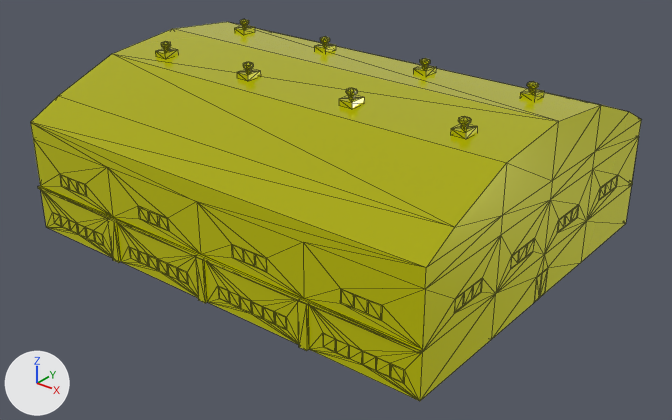
The glTF model public/models/airport-hangar.glb as it was, and as the next commit left it.
Camera for both pictures: a 50 mm camera at (60.8, -76.2, 49.2) aimed at (1.9, -2.5, 3.5). Arrows for +X, +Y and +Z are at lower left; the lights stay in place. Mesh edges are drawn as thin lines. Where no turn or scale is listed for an object, it has been applied to the vertices.

Before the edit, the objects in view are built like this:
```python
me_airport_hangar = bpy.data.meshes.new('airport-hangar')
me_airport_hangar.from_pydata(...)  # 982 vertices, 1912 faces; spans x -26.2..26.2, y -21.8..21.8, z 0.0..19.9
me_airport_hangar.materials.append(mat_lowpoly_colors)
ob_airport_hangar = bpy.data.objects.new('airport-hangar', me_airport_hangar)
ob_airport_hangar.location = (0.0, 0.0, 0.0)
```
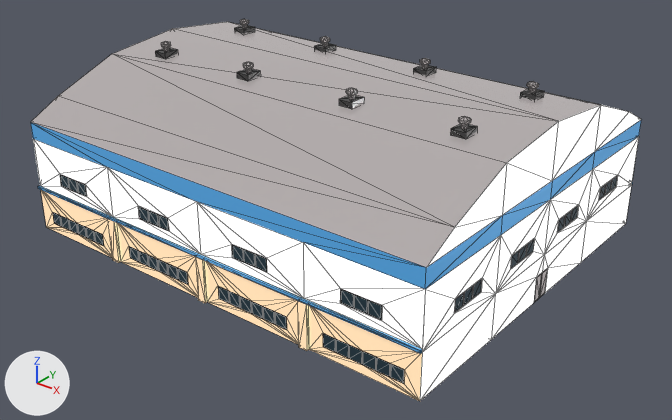
The change, as a list of edits to the scene's bpy script:
```text
Add img_base:
    img_base = load_image('base', '_unpacked/base', 1024, 1024, 'sRGB')
Add mat_lowpoly_colors_001:
    mat_lowpoly_colors_001 = bpy.data.materials.new('LOWPOLY-COLORS.001')
    # uses the picture img_base
Change me_airport_hangar:
    where me_airport_hangar.from_pydata(...)  # 982 vertices, 1912 faces; spans x -26.2..26.2, y -21.8..21.8, z 0.0..19.9
    remove me_airport_hangar.materials.append(mat_lowpoly_colors)
    add me_airport_hangar.materials.append(mat_lowpoly_colors_001)
```

Pixel boxes [x1, y1, x2, y2] of what changed, in the pictures (672 x 420 px):
'airport-hangar', recoloured (yellow to white): [31, 19, 641, 401] in both
